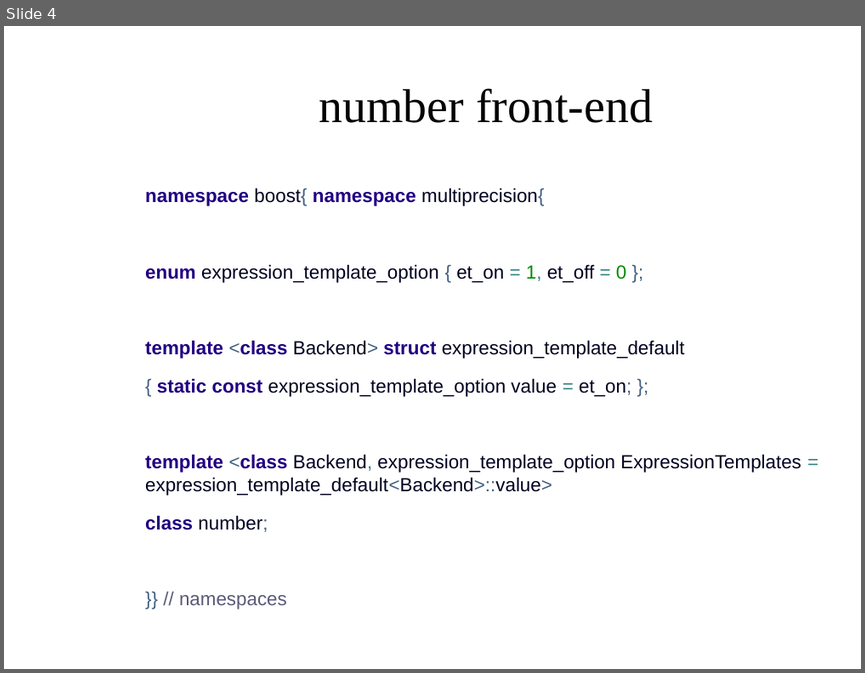
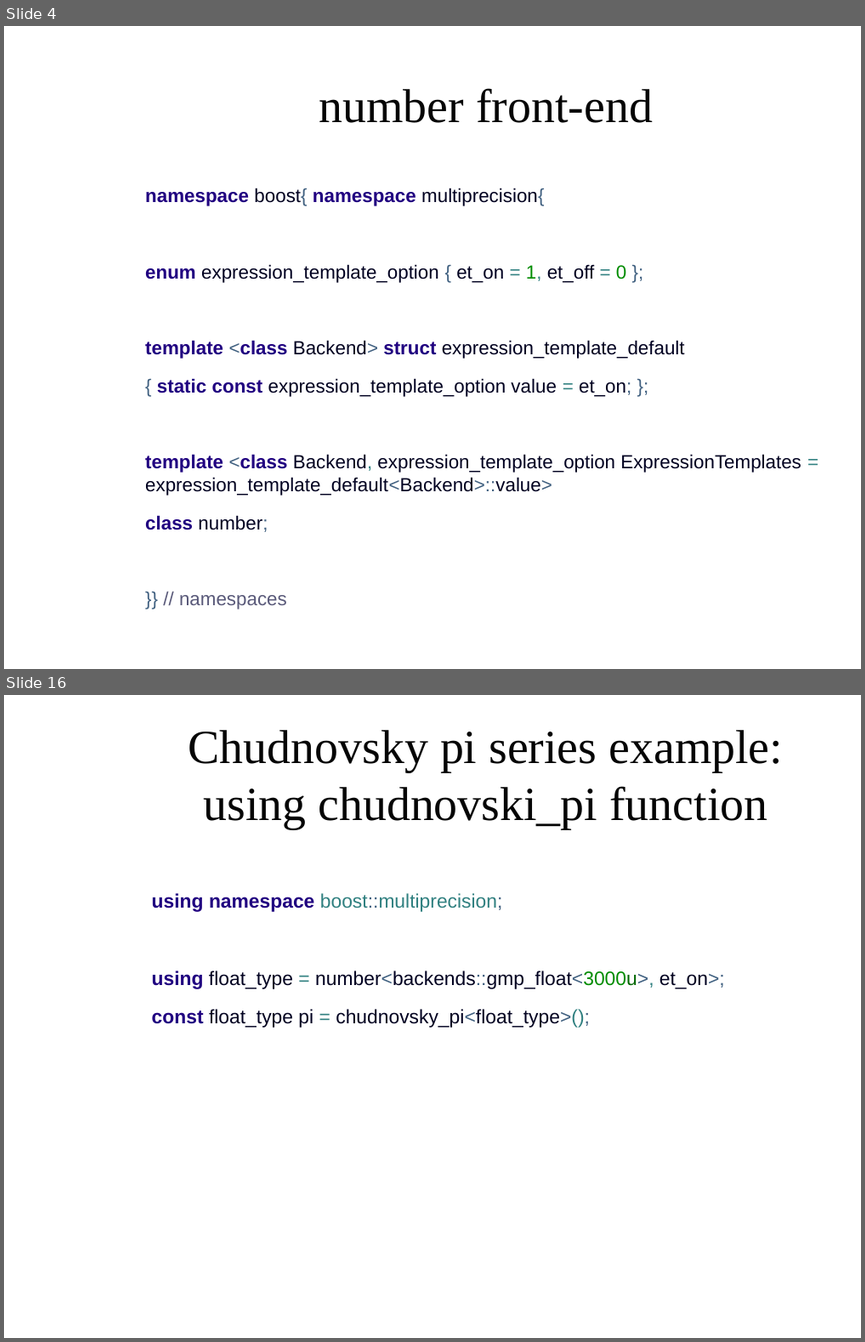
Before and after one commit to AntonBikineev/gmp_presentation_examples, a slide deck: GMPpresentation.odp. Shown one above the other, each under a label of ours: slide 4 before the commit, slides 4 and 16 after it; the slides between them are not shown. The pictures are 865x673 and 865x1342 pixels, drawn with LibreOffice and Linux fonts; fonts in the diff are those of the drawing; background and template pictures are left out. Boxes give left, top, right and bottom in pixels: in the first picture for what was removed or moved away, otherwise in the second. Text is boxed around its words. In the diff, an @@ line names an element or a change of style, - is before the commit and + after.

```diff
--- a/GMPpresentation.odp
+++ b/GMPpresentation.odp
@@ slide 16 added at <box>4,695,861,1338</box>, background picture (left out) @@
@@ title added at <box>188,730,783,828</box>, 44 pt, text #050505 @@
+Chudnovsky pi series example:
+using chudnovski_pi function
@@ text added at <box>152,893,725,1027</box>, 18 pt, text #000020 @@
+using namespace boost::multiprecision;
+using float_type = number<backends::gmp_float<3000u>, et_on>;
+const float_type pi = chudnovsky_pi<float_type>();
```
Also in this commit, not shown: 9 slides changed, 4 other slides added, 1 slide removed, 2 other files.
